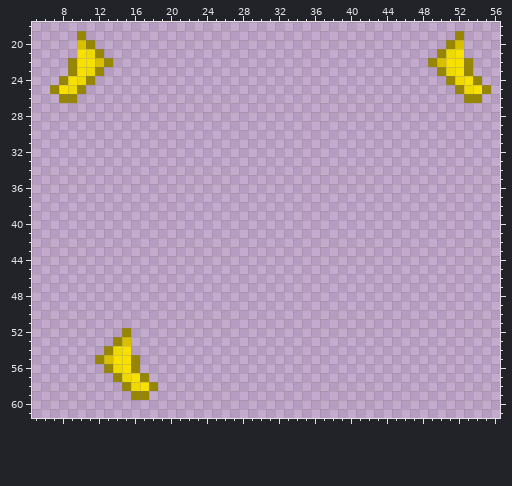
File history of a pixel-art sprite, Resources/Textures/Clothing/Shoes/Specific/galoshes.rsi/inhand-right.png. This is how it looked before the edit.
The file is 64x64 pixels. Shown: x 5..56, y 18..61.
And afterwards:
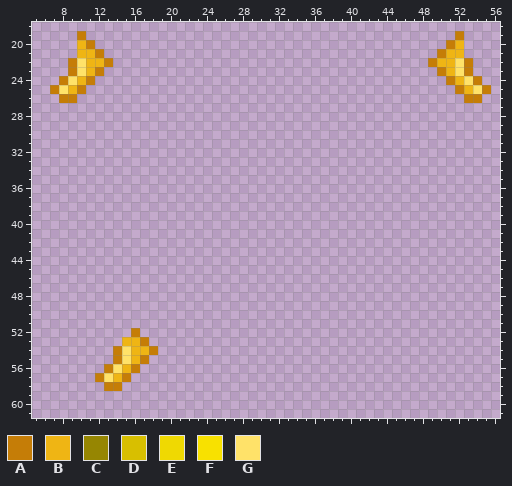
Palette (. is transparent): A #c57d07  B #efb514  C #968602  D #d8bf00  E #efd902  F #f8e100  G #ffe269
The edit:
@@ x 5..56 @@
 18 ....................................................
-19 .....C.........................................C....
-20 .....DC.......................................CD....
-21 .....FEC.....................................CEF....
-22 ....CFFDC...................................CDFFC...
-23 ....CFEC.....................................CEFC...
-24 ...CFEC.......................................CEFC..
-25 ..CFEC.........................................CEFC.
-26 ...CC...........................................CC..
+19 .....A.........................................A....
+20 .....BA.......................................AB....
+21 .....BBA.....................................ABB....
+22 ....AGBBA...................................ABBGA...
+23 ....AGBA.....................................ABGA...
+24 ...AGBA.......................................ABGA..
+25 ..AGBA.........................................ABGA.
+26 ...AA...........................................AA..
 27 ....................................................
@@ x 10..20 @@
 51 ...........
-52 .....C.....
-53 ....CD.....
-54 ...CEF.....
-55 ..CDFFC....
-56 ...CEFC....
-57 ....CEFC...
-58 .....CEFC..
-59 ......CC...
+52 ......A....
+53 .....BBA...
+54 ....AGBBA..
+55 ....AGBA...
+56 ...AGBA....
+57 ..AGBA.....
+58 ...AA......
+59 ...........
 60 ...........
Pixel boxes of the changes (left, top, right, bottom) in both pictures:
changed: (50, 31, 113, 103)
changed: (428, 31, 491, 103)
changed: (95, 328, 158, 400)
